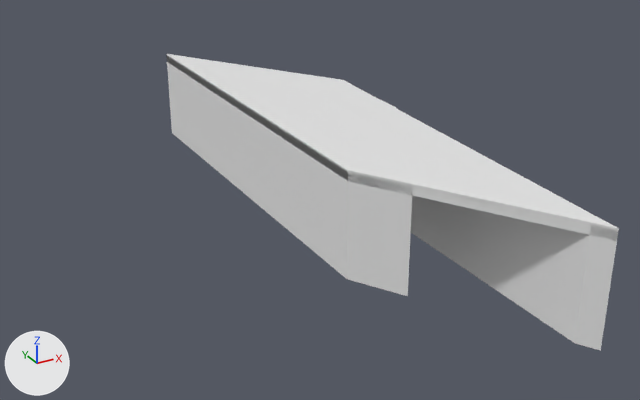
The glTF model models/s-heerenberg/s-heerenberg-brug-e04f9a5b/s-heerenberg-brug-e04f9a5b.glb: old version first, new version second.
Both versions are drawn from a 50 mm camera at (-41.8, -71.6, 27.7) aimed at (-2.5, -0.2, -8.0). The lights are fixed; the arrows at lower left show +X, +Y and +Z. The first picture is the older version. Vertices at exactly the same position are counted once.

Objects in the first picture: 'road:dek', 'road:landhoofd (aangenomen)', 'road:landhoofd (aangenomen) 2', 'road:rijbaan regionale weg'.
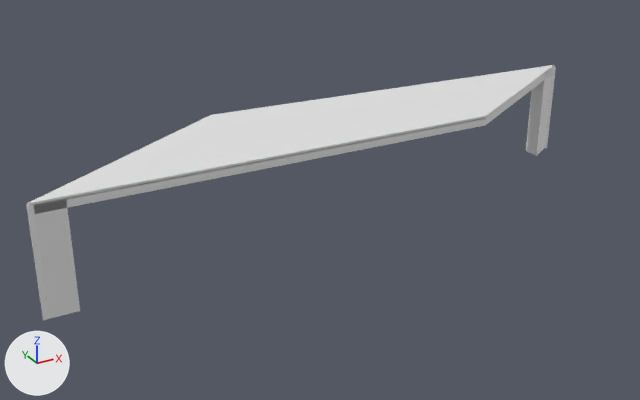
The change, as JSON lines over the scene's bpy script:
```json
{"block": "me_dek", "where": "# used by ob_road_dek; location = (0.0, 0.0, 0.0)"}
{"op": "remove", "block": "me_dek", "code": "me_dek.from_pydata(...)  # 8 vertices, 12 faces; spans x -6.6..6.6, y -31.6..31.6, z -0.7..0.1"}
{"op": "add", "block": "me_dek", "code": "me_dek.from_pydata(...)  # 8 vertices, 12 faces; spans x -31.6..31.6, y -6.6..6.6, z -0.7..0.1"}
{"block": "me_dek", "change": "me_dek part 1: the whole mesh is turned 90 degrees about the z axis through its middle"}
{"block": "me_rijbaan_regionale_weg", "where": "# used by ob_road_rijbaan_regionale_weg; location = (0.0, 0.0, 0.0)"}
{"op": "remove", "block": "me_rijbaan_regionale_weg", "code": "me_rijbaan_regionale_weg.from_pydata(...)  # 8 vertices, 12 faces; spans x -6.6..6.6, y -31.6..31.6, z 0.0..0.3"}
{"op": "add", "block": "me_rijbaan_regionale_weg", "code": "me_rijbaan_regionale_weg.from_pydata(...)  # 8 vertices, 12 faces; spans x -31.6..31.6, y -6.6..6.6, z 0.0..0.3"}
{"block": "me_rijbaan_regionale_weg", "change": "me_rijbaan_regionale_weg part 2: the whole mesh is turned 90 degrees about the z axis through its middle"}
{"block": "me_landhoofd__aangenomen", "where": "# used by ob_road_landhoofd__aangenomen; location = (0.0, 0.0, 0.0)"}
{"op": "remove", "block": "me_landhoofd__aangenomen", "code": "me_landhoofd__aangenomen.from_pydata(...)  # 28 vertices, 52 faces; spans x -6.6..-3.6, y -17.6..31.6, z -10.0..0.1"}
{"op": "add", "block": "me_landhoofd__aangenomen", "code": "me_landhoofd__aangenomen.from_pydata(...)  # 28 vertices, 52 faces; spans x -31.6..-28.6, y -6.7..-4.7, z -10.0..0.1"}
{"block": "me_landhoofd__aangenomen", "change": "me_landhoofd__aangenomen part 3: 28 of 28 vertices moved; they spanned x -6.6..-3.6, y -17.6..31.6, z -10.0..0.1 and now span x -31.6..-28.6, y -6.7..-4.7, z -10.0..0.1; mean shift (-24.9, -13.2, 0.0)"}
{"block": "me_landhoofd__aangenomen__2", "where": "# used by ob_road_landhoofd__aangenomen__2; location = (0.0, 0.0, 0.0)"}
{"op": "remove", "block": "me_landhoofd__aangenomen__2", "code": "me_landhoofd__aangenomen__2.from_pydata(...)  # 28 vertices, 52 faces; spans x 3.6..6.6, y -31.6..15.7, z -10.0..0.1"}
{"op": "add", "block": "me_landhoofd__aangenomen__2", "code": "me_landhoofd__aangenomen__2.from_pydata(...)  # 28 vertices, 52 faces; spans x 28.6..31.6, y 2.9..4.8, z -10.0..0.1"}
{"block": "me_landhoofd__aangenomen__2", "change": "me_landhoofd__aangenomen__2 part 4: 28 of 28 vertices moved; they spanned x 3.6..6.6, y -31.6..15.7, z -10.0..0.1 and now span x 28.6..31.6, y 2.9..4.8, z -10.0..0.1; mean shift (24.9, 6.2, 0.0)"}
```

Boxes (x1, y1, x2, y2) around the edits, measured in the pictures (640 x 400 px):
```json
{"object": "road:rijbaan regionale weg", "change": "turned", "before": [166, 54, 619, 231], "after": [26, 65, 554, 206]}
{"object": "road:landhoofd (aangenomen)", "change": "reshaped", "before": [167, 56, 413, 296], "after": [26, 199, 80, 321], "on screen": "78% narrower, 49% shorter"}
{"object": "road:landhoofd (aangenomen) 2", "change": "reshaped", "before": [385, 102, 618, 351], "after": [526, 67, 556, 156]}
{"object": "road:dek", "change": "turned", "before": [168, 57, 618, 241], "after": [34, 68, 553, 214]}
```
